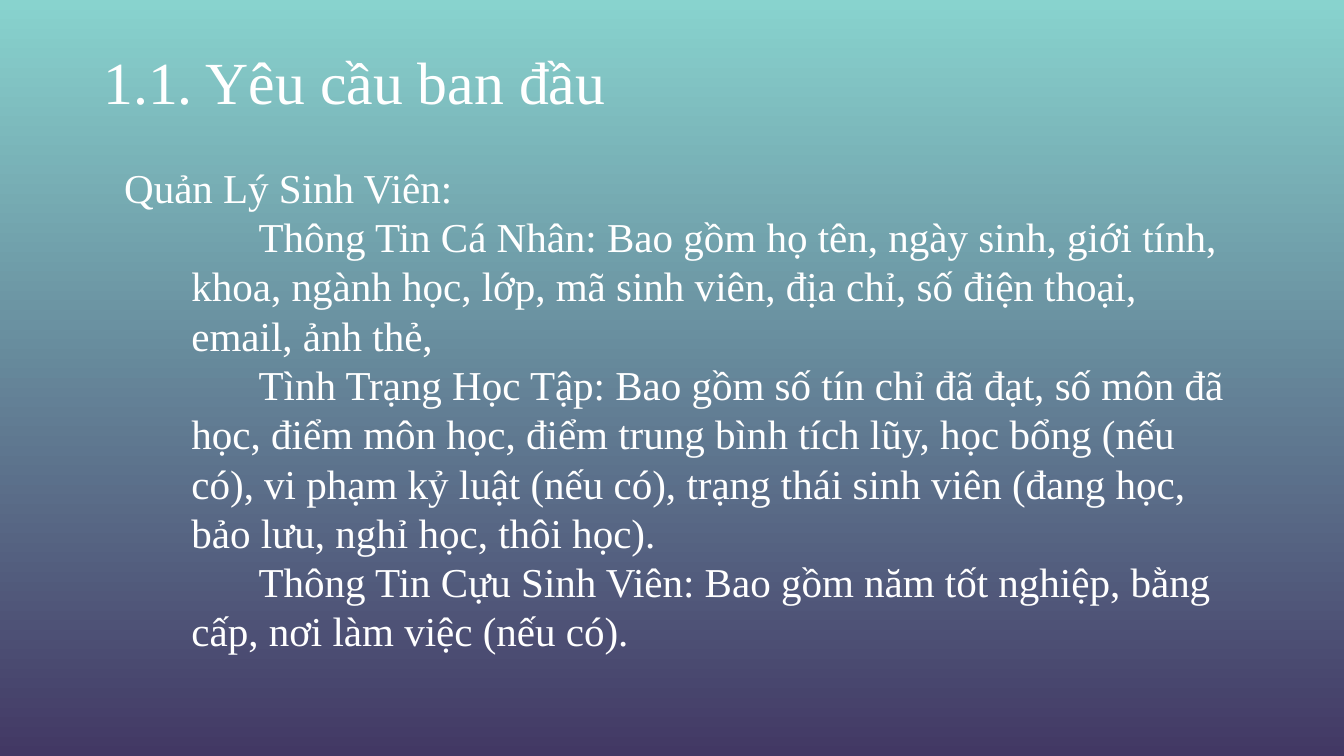
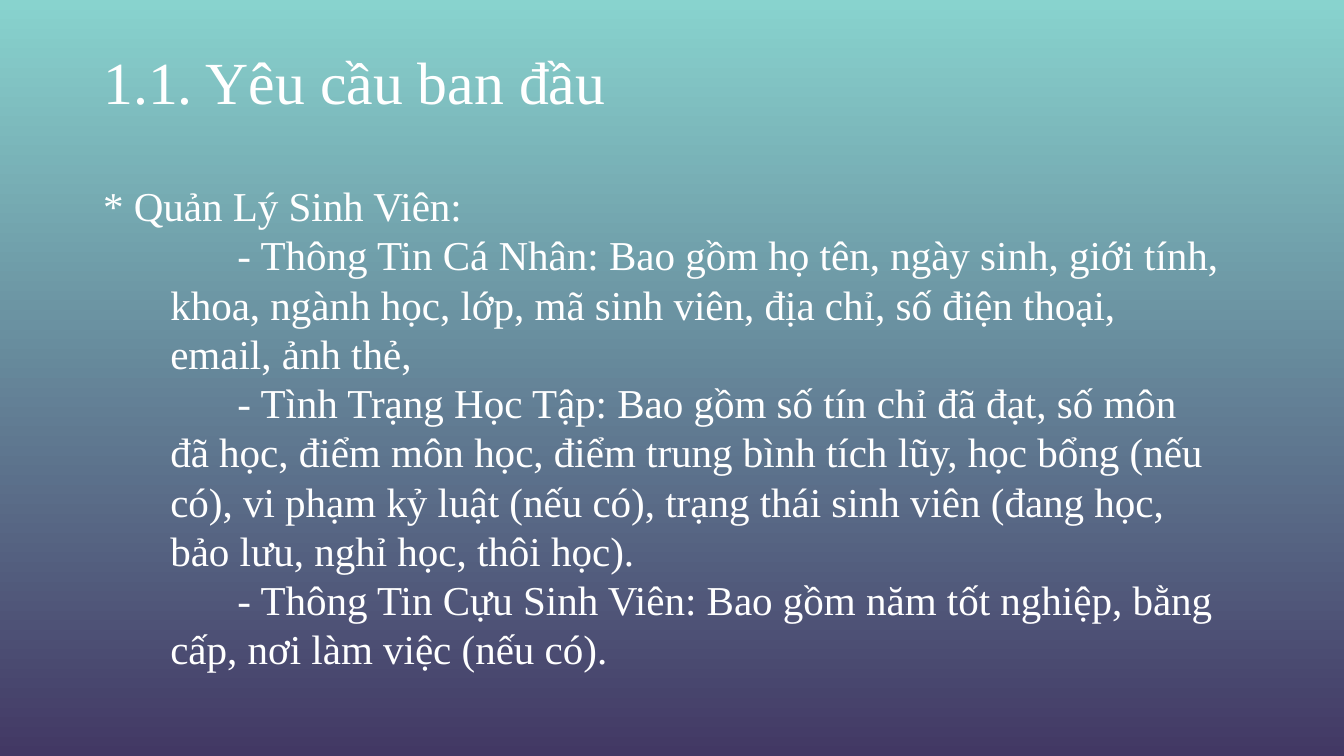
Before and after one commit to hoangtienmanhduc/Nhom14_KienTrucThietKePhanMem-, a slide deck: slide 5 of KTVTKPM.pptx. Drawn at 1344x756 pixels with LibreOffice and Linux fonts; fonts in the diff are those of the drawing; background and template pictures are left out. Boxes give left, top, right and bottom in pixels: in the first picture for what was removed or moved away, otherwise in the second. Text is boxed around its words. In the diff, an @@ line names an element or a change of style, - is before the commit and + after.

```diff
--- a/KTVTKPM.pptx
+++ b/KTVTKPM.pptx
@@ text at (x1=134, y1=192, x2=1218, y2=672): text changed @@
-Quản Lý Sinh Viên:
-  Thông Tin Cá Nhân: Bao gồm họ tên, ngày sinh, giới tính, khoa, ngành học, lớp, mã sinh viên, địa chỉ, số điện thoại, email, ảnh thẻ,
-  Tình Trạng Học Tập: Bao gồm số tín chỉ đã đạt, số môn đã học, điểm môn học, điểm trung bình tích lũy, học bổng (nếu có), vi phạm kỷ luật (nếu có), trạng thái sinh viên (đang học, bảo lưu, nghỉ học, thôi học).
-  Thông Tin Cựu Sinh Viên: Bao gồm năm tốt nghiệp, bằng cấp, nơi làm việc (nếu có).
+* Quản Lý Sinh Viên:
+  - Thông Tin Cá Nhân: Bao gồm họ tên, ngày sinh, giới tính, khoa, ngành học, lớp, mã sinh viên, địa chỉ, số điện thoại, email, ảnh thẻ,
+  - Tình Trạng Học Tập: Bao gồm số tín chỉ đã đạt, số môn đã học, điểm môn học, điểm trung bình tích lũy, học bổng (nếu có), vi phạm kỷ luật (nếu có), trạng thái sinh viên (đang học, bảo lưu, nghỉ học, thôi học).
+  - Thông Tin Cựu Sinh Viên: Bao gồm năm tốt nghiệp, bằng cấp, nơi làm việc (nếu có).
```
Also in this commit, not shown: 26 other slides changed, 1 other file.
